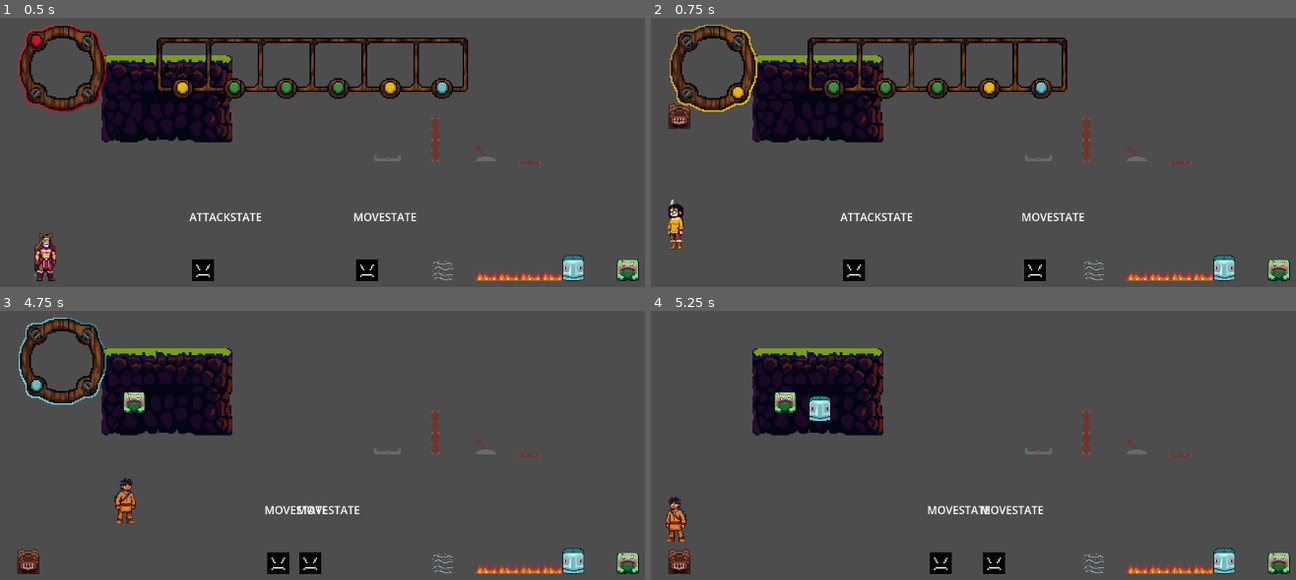
Above: before the commit, frames 1-4 (two rows, left to right).
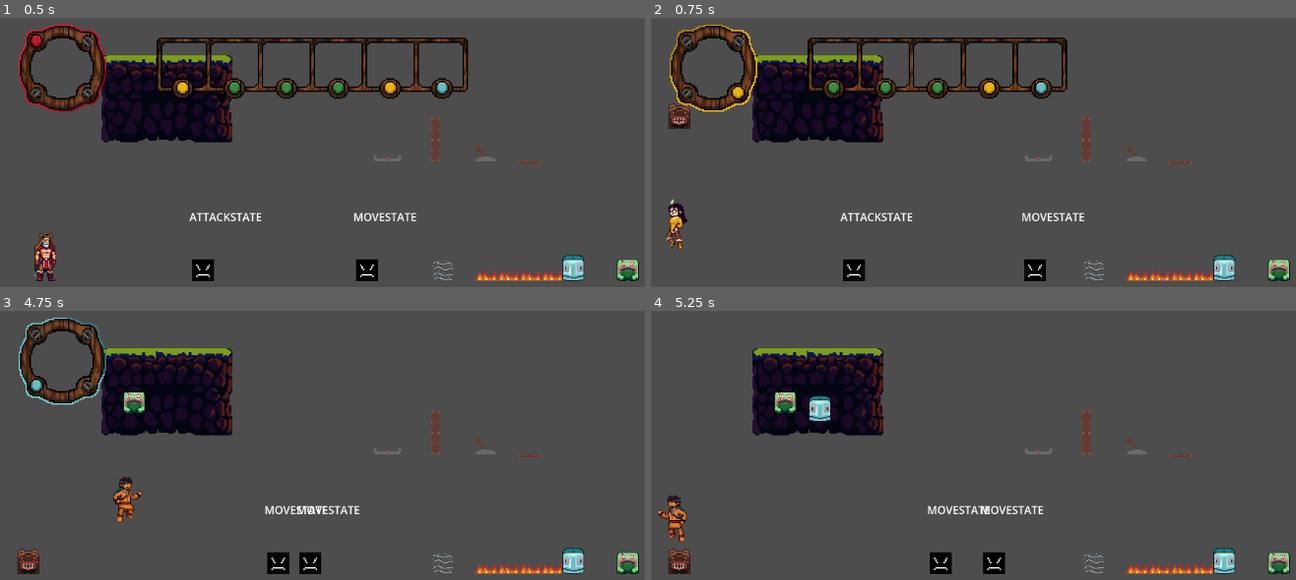
Above: after the commit, the same moments.

Repository: ButterM-40/BlitzWaveStudioGameJam70
Game: Godot game, scene res://Scenes/Tests/TestingCode.tscn
Same seed, same stepped clock (60 frames per second), same inputs: the game is played once before the commit and once after it. The engine's default icon, where the game draws it, is replaced by a stand-in: a white triangle on a blue panel in a dark square.
Inputs:
- Up to frame 1 (0.5 s): no input
- Up to frame 2 (0.75 s): hold A (Right) from 0.53 s (still down); tap Space (Switch) at 0.6 s
- Up to frame 3 (4.75 s): tap W (Jump) at 0.77, 1.52, 3.02, 3.77, 4.52 s; tap Space (Switch) every 0.75 s from 1.35 to 4.35 s; release A (Right) at 2.03 s; hold D (Left) 2.03-2.78 s; hold A (Right) 2.78-4.28 s; hold D (Left) from 4.28 s (still down)
- Up to frame 4 (5.25 s): release D (Left) at 5.03 s; hold A (Right) from 5.03 s (still down); tap Space (Switch) at 5.1 s

Frame 1 is identical in both runs. In frame 2, 0.3% of the frame differs, in the area x 2-6%, y 68-86%; in frame 3, 0.4%; in frame 4, 0.4%, in the area x 0-6%, y 68-86%.

Commit message:
Added the new jump and death animations

Diff:
--- a/Art/owl_animations.tres
+++ b/Art/owl_animations.tres
@@ -1,26 +1,23 @@
 [gd_resource type="SpriteFrames" load_steps=11 format=3 uid="uid://p3thu3ifg0hc"]
 
 [ext_resource type="Texture2D" uid="uid://c4em16tsraeh2" path="res://Art/NA_Owl_girlDA2.png" id="1_y0iwa"]
+[ext_resource type="Texture2D" uid="uid://dm6vqw1iocavu" path="res://Art/NA_Owl_girlDA3.png" id="2_igmbk"]
 
 [sub_resource type="AtlasTexture" id="AtlasTexture_ws03e"]
 atlas = ExtResource("1_y0iwa")
 region = Rect2(0, 0, 96, 96)
 
-[sub_resource type="AtlasTexture" id="AtlasTexture_bhula"]
-atlas = ExtResource("1_y0iwa")
-region = Rect2(96, 0, 96, 96)
+[sub_resource type="AtlasTexture" id="AtlasTexture_iwo5b"]
+atlas = ExtResource("2_igmbk")
+region = Rect2(480, 0, 96, 96)
 
-[sub_resource type="AtlasTexture" id="AtlasTexture_oqcct"]
-atlas = ExtResource("1_y0iwa")
-region = Rect2(192, 0, 96, 96)
+[sub_resource type="AtlasTexture" id="AtlasTexture_7xiyr"]
+atlas = ExtResource("2_igmbk")
+region = Rect2(576, 0, 96, 96)
 
-[sub_resource type="AtlasTexture" id="AtlasTexture_vgmw7"]
-atlas = ExtResource("1_y0iwa")
-region = Rect2(288, 0, 96, 96)
-
-[sub_resource type="AtlasTexture" id="AtlasTexture_3df8u"]
-atlas = ExtResource("1_y0iwa")
-region = Rect2(384, 0, 96, 96)
+[sub_resource type="AtlasTexture" id="AtlasTexture_7qh74"]
+atlas = ExtResource("2_igmbk")
+region = Rect2(672, 0, 96, 96)
 
 [sub_resource type="AtlasTexture" id="AtlasTexture_r4hvh"]
 atlas = ExtResource("1_y0iwa")
@@ -50,16 +47,13 @@
 }, {
 "frames": [{
 "duration": 1.0,
-"texture": SubResource("AtlasTexture_bhula")
+"texture": SubResource("AtlasTexture_iwo5b")
 }, {
 "duration": 1.0,
-"texture": SubResource("AtlasTexture_oqcct")
+"texture": SubResource("AtlasTexture_7xiyr")
 }, {
 "duration": 1.0,
-"texture": SubResource("AtlasTexture_vgmw7")
-}, {
-"duration": 1.0,
-"texture": SubResource("AtlasTexture_3df8u")
+"texture": SubResource("AtlasTexture_7qh74")
 }],
 "loop": true,
 "name": &"jump",
--- a/Art/turtle_animation.tres
+++ b/Art/turtle_animation.tres
@@ -1,6 +1,7 @@
-[gd_resource type="SpriteFrames" load_steps=11 format=3 uid="uid://be55fdyu4jamo"]
+[gd_resource type="SpriteFrames" load_steps=14 format=3 uid="uid://be55fdyu4jamo"]
 
 [ext_resource type="Texture2D" uid="uid://c3nqnt3f8ittl" path="res://Art/Turtle_Boi_AB2.png" id="1_a24ov"]
+[ext_resource type="Texture2D" uid="uid://bkfxhhg4j6ng8" path="res://Art/Turtle_Boi_AB3.png" id="2_pecl4"]
 
 [sub_resource type="AtlasTexture" id="AtlasTexture_qsrsm"]
 atlas = ExtResource("1_a24ov")
@@ -18,9 +19,17 @@
 atlas = ExtResource("1_a24ov")
 region = Rect2(288, 0, 96, 96)
 
-[sub_resource type="AtlasTexture" id="AtlasTexture_53yu6"]
-atlas = ExtResource("1_a24ov")
-region = Rect2(0, 0, 96, 96)
+[sub_resource type="AtlasTexture" id="AtlasTexture_jmf5u"]
+atlas = ExtResource("2_pecl4")
+region = Rect2(864, 0, 96, 96)
+
+[sub_resource type="AtlasTexture" id="AtlasTexture_ejab0"]
+atlas = ExtResource("2_pecl4")
+region = Rect2(960, 0, 96, 96)
+
+[sub_resource type="AtlasTexture" id="AtlasTexture_tq2dq"]
+atlas = ExtResource("2_pecl4")
+region = Rect2(1056, 0, 96, 96)
 
 [sub_resource type="AtlasTexture" id="AtlasTexture_whvmx"]
 atlas = ExtResource("1_a24ov")
@@ -59,7 +68,13 @@
 }, {
 "frames": [{
 "duration": 1.0,
-"texture": SubResource("AtlasTexture_53yu6")
+"texture": SubResource("AtlasTexture_jmf5u")
+}, {
+"duration": 1.0,
+"texture": SubResource("AtlasTexture_ejab0")
+}, {
+"duration": 1.0,
+"texture": SubResource("AtlasTexture_tq2dq")
 }],
 "loop": true,
 "name": &"jump",
Binary file added: Art/NA_Owl_girlDA3.png
Not shown, added: Art/NA_Owl_girlDA3.png.import
Binary file added: Art/Turtle_Boi_AB3.png
Not shown, added: Art/Turtle_Boi_AB3.png.import
